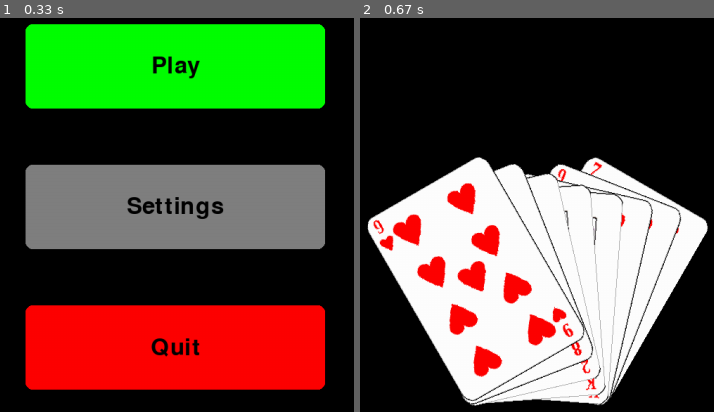
Above: before the commit, frames 1-2 (left to right).
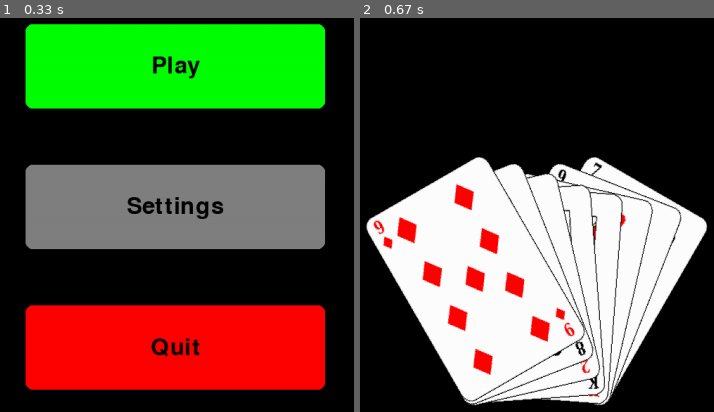
Above: after the commit, the same moments.

Repository: schaman1/P_Marko
Game: pygame game, started from game/main.py
Two runs of this game, one before a commit and one after it. Both use one fixed random seed, a clock stepped at 60 frames per second and the inputs below.
Inputs:
- Up to frame 1 (0.33 s): no input
- Up to frame 2 (0.67 s): click "Play" at 0.38 s

Frame 1 is identical in both runs. In frame 2, 5.2% of the frame differs, in the area x 1-99%, y 35-99%.

Commit message:
remove test + create cards.png

Diff:
--- a/game/C_card.py
+++ b/game/C_card.py
@@ -1,5 +1,6 @@
 import pygame
 import math
+from D_CreateCards import cards
 
 class Card:
     def __init__(self,power,color):
@@ -11,7 +12,7 @@
         self.angle = 0 #it a ne pas garder
 
         # Load the image
-        self.image = pygame.image.load(f"assets/cards/{self.cardName}.png").convert_alpha()
+        self.image = cards[self.cardName]
         self.image = pygame.transform.scale(self.image, (200, 300))  # Resize the image to a standard size
         self.rot_img = self.image
 
--- a/game/C_game.py
+++ b/game/C_game.py
@@ -18,11 +18,12 @@
         self.dt = 0 # Delta time between frames = devra faire *dt pour les mouvements
 
         self.cards = [] #liste des cartes en jeu
+
         for i in range (1,14):
             self.cards.append(Card(i,"C"))
-            self.cards.append(Card(i,"C")) #mettre K
-            self.cards.append(Card(i,"C")) #T
-            self.cards.append(Card(i,"C")) #P
+            self.cards.append(Card(i,"K")) #mettre carreau
+            self.cards.append(Card(i,"T")) #Trefle
+            self.cards.append(Card(i,"P")) #Pique
 
         self.Game = InGame(self.screen,self.screenSize,self.font,self.cards)
 
--- /dev/null
+++ b/game/D_CreateCards.py
@@ -0,0 +1,55 @@
+from PIL import Image
+import numpy as np
+import pygame
+
+def load_cards(path="assets/Cards.com.png", resize=(200, 300)):
+    """
+    Découpe une planche de cartes en dictionnaire {nom: pygame.Surface}.
+    Performant, sans chargements multiples de fichiers.
+
+    Noms :
+        C = Cœur, P = Pique, K = Carreau, T = Trèfle
+        Exemple : C1, P10, K11, T13
+    """
+
+    # Charger l’image principale avec Pillow
+    sprite_sheet = Image.open(path).convert("RGBA")
+    sheet_width, sheet_height = sprite_sheet.size
+
+    # Configuration
+    cols, rows = 13, 4
+    card_width = sheet_width // cols
+    card_height = sheet_height // rows
+
+    # Dictionnaire final
+    cards = {}
+
+    # Ordre des couleurs (adapté à ton image)
+    suits = ["C", "P", "K", "T"]  # Cœur, Pique, Carreau, Trèfle
+    values = ["1", "2", "3", "4", "5", "6", "7", "8", "9", "10", "11", "12", "13"]
+
+    for row in range(rows):
+        for col in range(cols):
+            # Coordonnées de découpe
+            x1, y1 = col * card_width, row * card_height
+            x2, y2 = x1 + card_width, y1 + card_height
+
+            # Découpe avec Pillow
+            card = sprite_sheet.crop((x1, y1, x2, y2))
+
+            # Redimensionnement (facultatif)
+            if resize:
+                card = card.resize(resize, Image.Resampling.LANCZOS)
+
+            # Conversion → bytes → pygame.Surface
+            card_bytes = card.tobytes()
+            card_surf = pygame.image.frombuffer(card_bytes, card.size, "RGBA")
+
+            # Enregistrer dans le dictionnaire
+            key = f"{suits[row]}{values[col]}"
+            cards[key] = card_surf
+
+    print(f"✅ {len(cards)} cartes chargées ({resize[0]}x{resize[1]} px chacune)")
+    return cards
+
+cards = load_cards()
--- a/game/main.py
+++ b/game/main.py
@@ -1,10 +1,14 @@
 import pygame
 from C_game import Game
+from D_CreateCards import load_cards
 
 pygame.init()
 
 # Set the title of the window
 pygame.display.set_caption('P_Marko')
 
+#Load cards :
+load_cards()
+
 game = Game()
 game.run()
--- a/requirement.txt
+++ b/requirement.txt
@@ -5,6 +5,8 @@
 pygame==2.5.2
 numpy>=1.24.0
 
+Pillow ...
+
 Tu installes les dépendances avec :
 
 pip install -r requirements.txt
--- a/test/__init__.py
+++ /dev/null
@@ -1,3 +0,0 @@
-# test/__init__.py
-
-from .test_lien import add
--- a/test/test.py
+++ /dev/null
@@ -1,3 +0,0 @@
-import test_lien
-
-print(test_lien.add(2,3))
--- a/test/test_lien.py
+++ /dev/null
@@ -1,2 +0,0 @@
-def add (a,b):
-    return a+b
Binary file removed: game/assets/2_coeur.jpg
Binary file added: game/assets/Cards.com.png
Binary file removed: game/assets/cards/C1.png
Binary file removed: game/assets/cards/C10.png
Binary file removed: game/assets/cards/C11.png
Binary file removed: game/assets/cards/C12.png
Binary file removed: game/assets/cards/C13.png
Binary file removed: game/assets/cards/C2.png
Binary file removed: game/assets/cards/C3.png
Binary file removed: game/assets/cards/C4.png
Binary file removed: game/assets/cards/C5.png
Binary file removed: game/assets/cards/C6.png
(and 4 more such lines)
